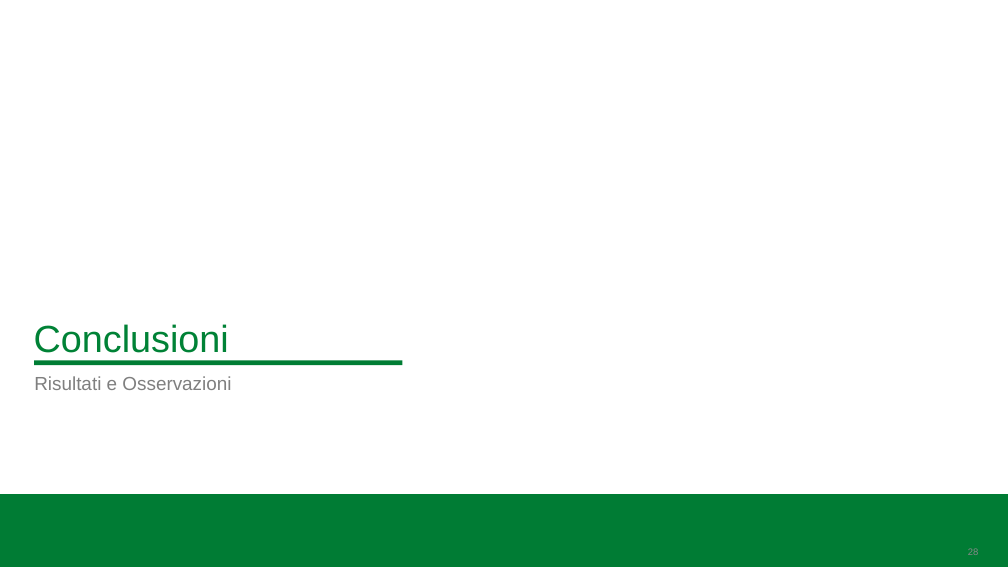
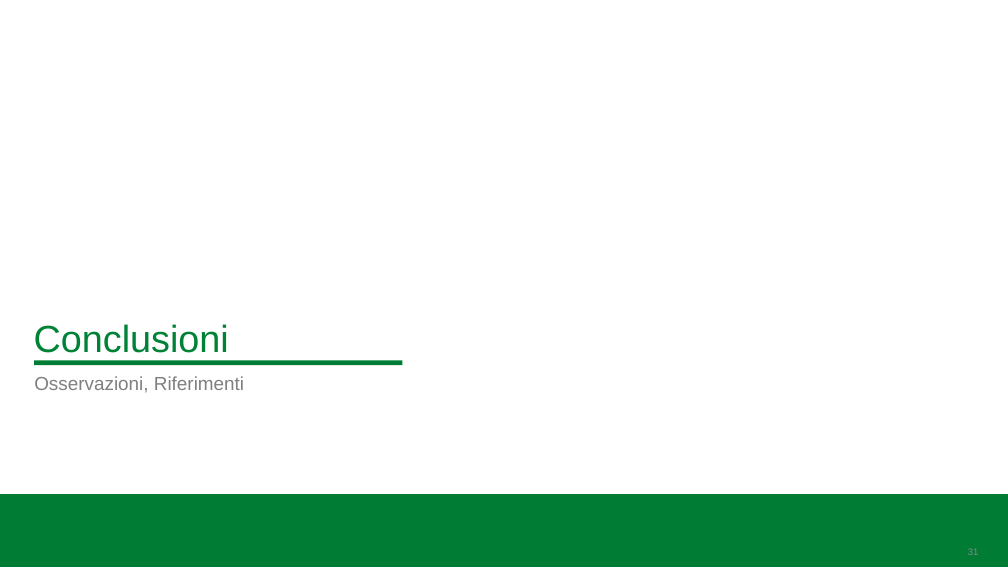
Before and after one commit to BitSquish/Assembly-Line-Balancing, a slide deck: slide 31 of slides/Assembly Line Balancing Problem.pptx (slide 28 before the commit). Drawn at 1008x567 pixels with LibreOffice and Linux fonts; fonts in the diff are those of the drawing; background and template pictures are left out. Boxes give left, top, right and bottom in pixels: in the first picture for what was removed or moved away, otherwise in the second. Text is boxed around its words. In the diff, an @@ line names an element or a change of style, - is before the commit and + after.

```diff
--- a/slides/Assembly Line Balancing Problem.pptx
+++ b/slides/Assembly Line Balancing Problem.pptx
@@ text at [34,376,244,393]: text changed @@
-Risultati e Osservazioni
+Osservazioni, Riferimenti
@@ page number at [968,548,979,555]: text changed @@
-28
+31
```
Also in this commit, not shown: 15 other slides changed, 12 slides added, 9 slides removed, 1 other file.
